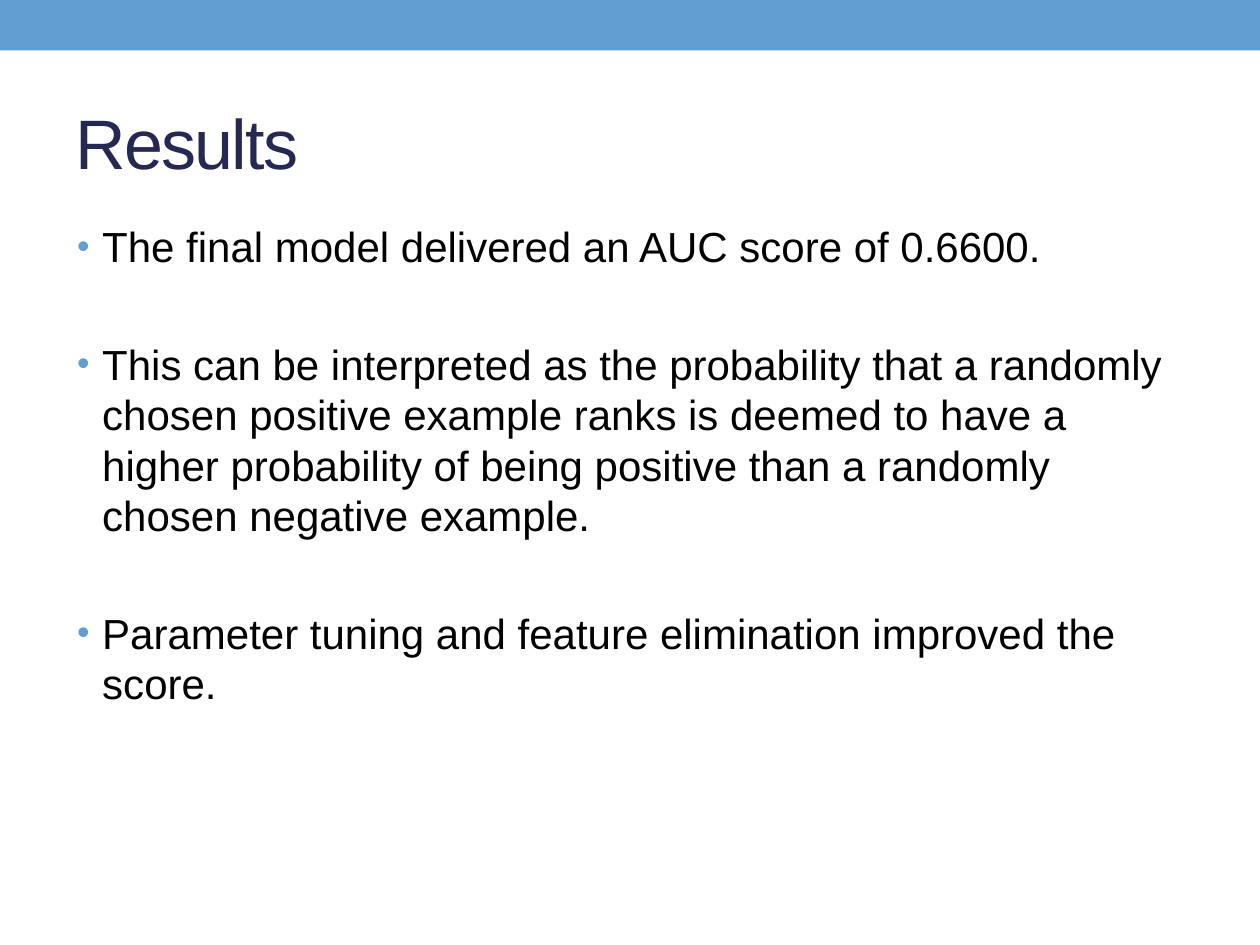
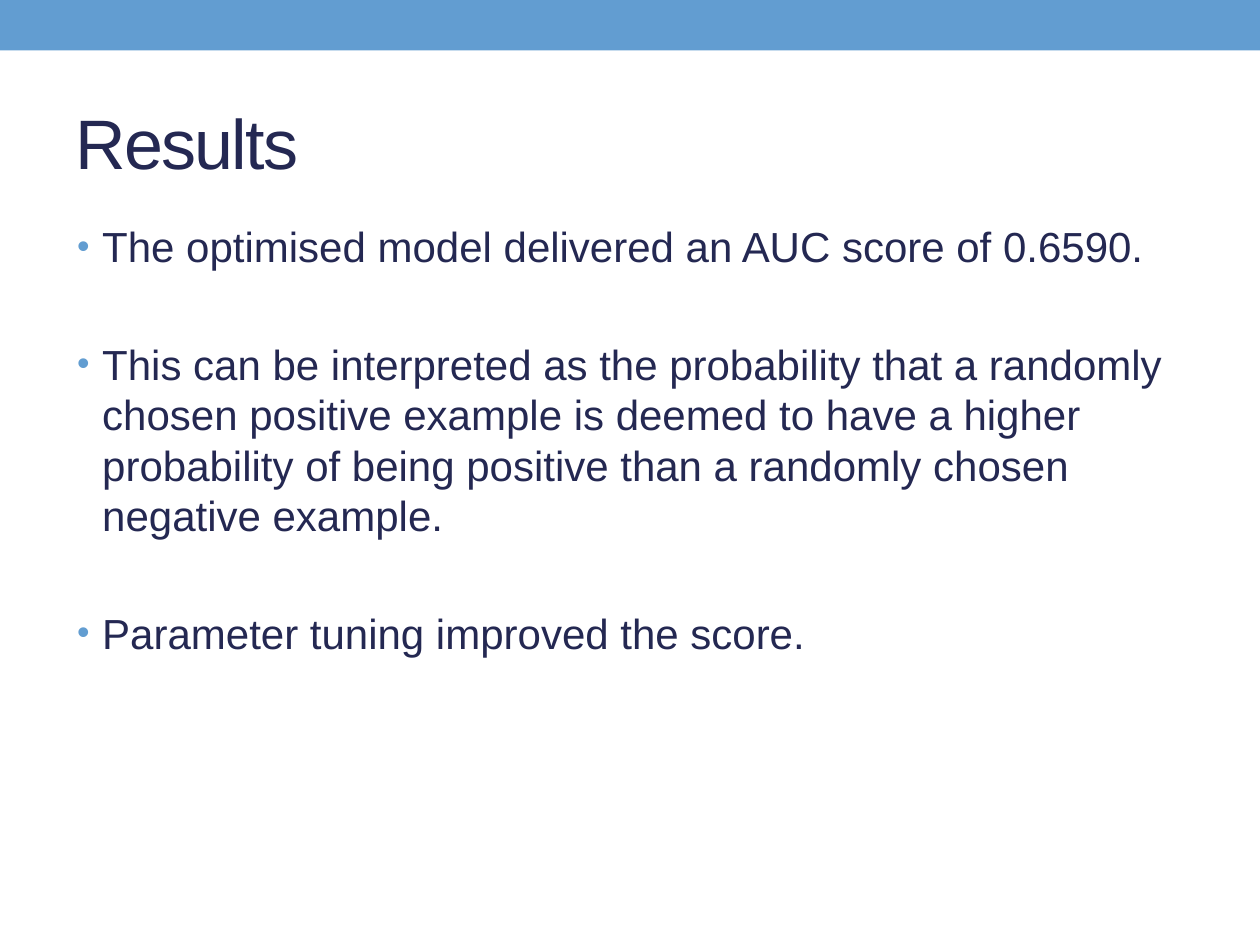
Before and after one commit to Son17/Data-Science-Projects, a slide deck: slide 22 of LG presentation.pptx (slide 29 before the commit). Drawn at 1260x945 pixels with LibreOffice and Linux fonts; fonts in the diff are those of the drawing. Boxes give left, top, right and bottom in pixels: in the first picture for what was removed or moved away, otherwise in the second. Text is boxed around its words. In the diff, an @@ line names an element or a change of style, - is before the commit and + after.

```diff
--- a/LG presentation.pptx
+++ b/LG presentation.pptx
@@ text at box(102, 231, 1162, 657): text changed; text colour #000000 to #242852 @@
-• The final model delivered an AUC score of 0.6600.
-• This can be interpreted as the probability that a randomly chosen positive example ranks is deemed to have a higher probability of being positive than a randomly chosen negative example.
-• Parameter tuning and feature elimination improved the score.
+• The optimised model delivered an AUC score of 0.6590.
+• This can be interpreted as the probability that a randomly chosen positive example is deemed to have a higher probability of being positive than a randomly chosen negative example.
+• Parameter tuning improved the score.
```
Also in this commit, not shown: 28 other slides changed, 3 slides removed, 2 other files.
